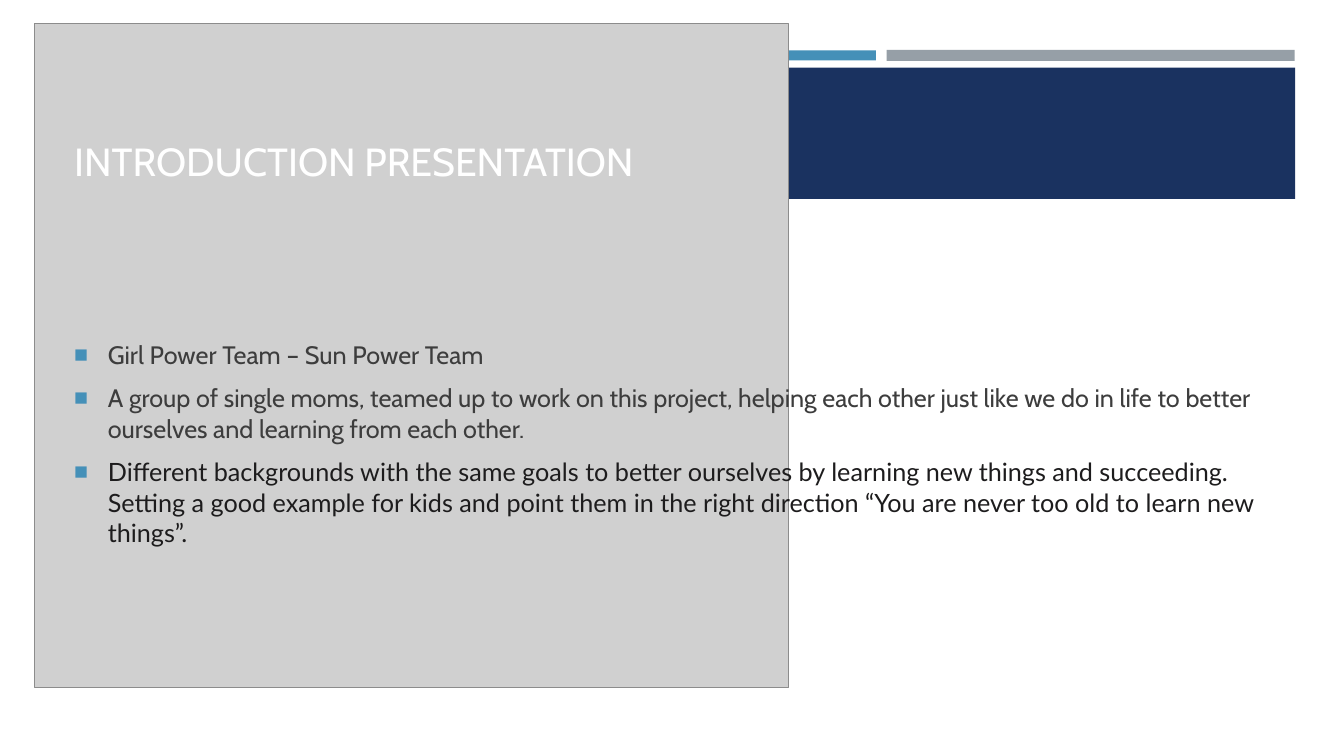
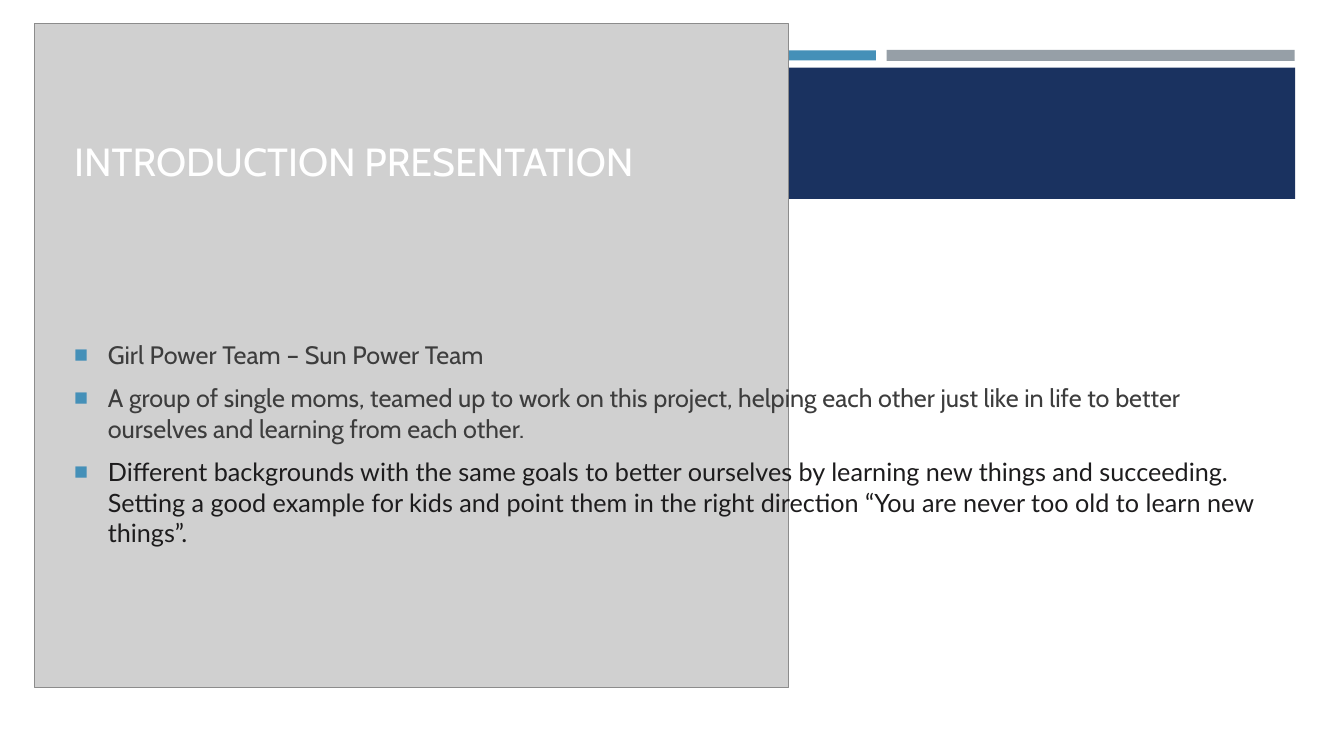
Before and after one commit to Claudy427/Final_Project, a slide deck: slide 2 of Solar Panels for homes.pptx. Drawn at 1344x756 pixels with LibreOffice and Linux fonts; fonts in the diff are those of the drawing; grey boxes stand for pictures. Boxes give left, top, right and bottom in pixels: in the first picture for what was removed or moved away, otherwise in the second. Text is boxed around its words. In the diff, an @@ line names an element or a change of style, - is before the commit and + after.

```diff
--- a/Solar Panels for homes.pptx
+++ b/Solar Panels for homes.pptx
@@ text at [108, 387, 1180, 444]: text changed @@
-■ A group of single moms, teamed up to work on this project, helping each other just like we do in life to better ourselves and learning from each other.
+■ A group of single moms, teamed up to work on this project, helping each other just like in life to better ourselves and learning from each other.
```
Also in this commit, not shown: 10 other slides changed.
